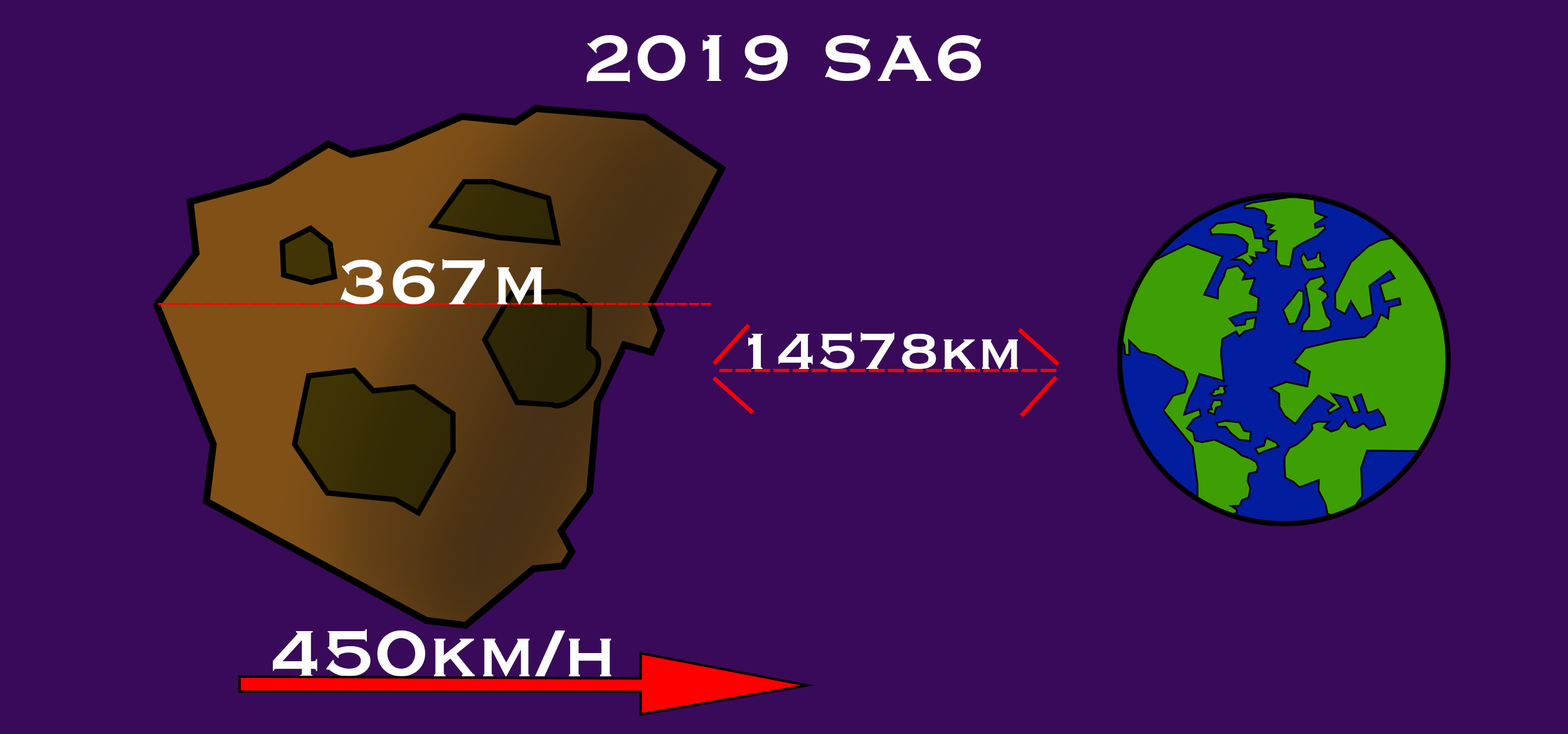
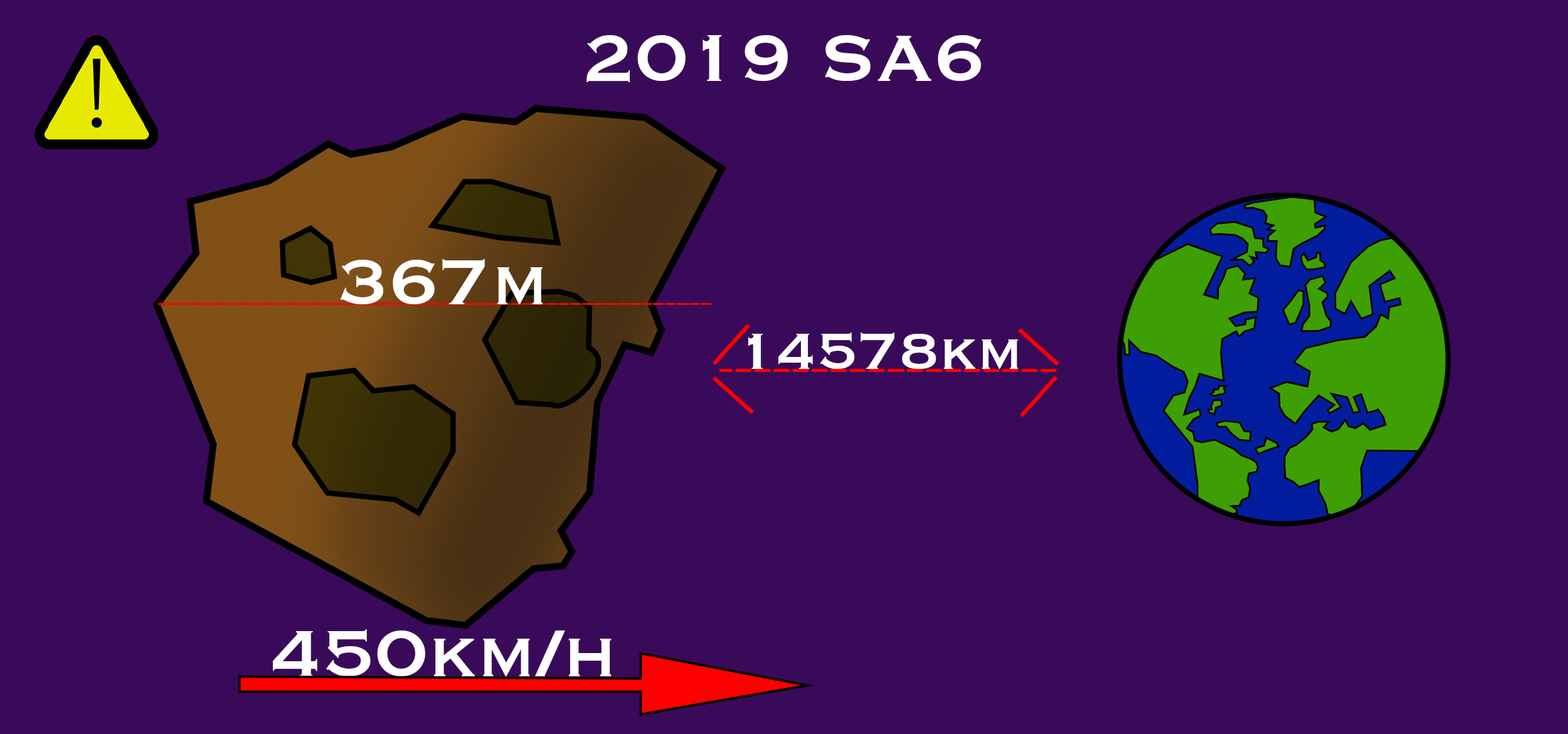
Layered file, before and after one edit (1568 x 734). Changes by layer:
added group "alert_sign" with 1 layers above "Shape 9" over (34, 35, 159, 150)
added layer "Ellipse 1" (1st of 2, in "alert_sign") in group "alert_sign" over (34, 35, 159, 150)
